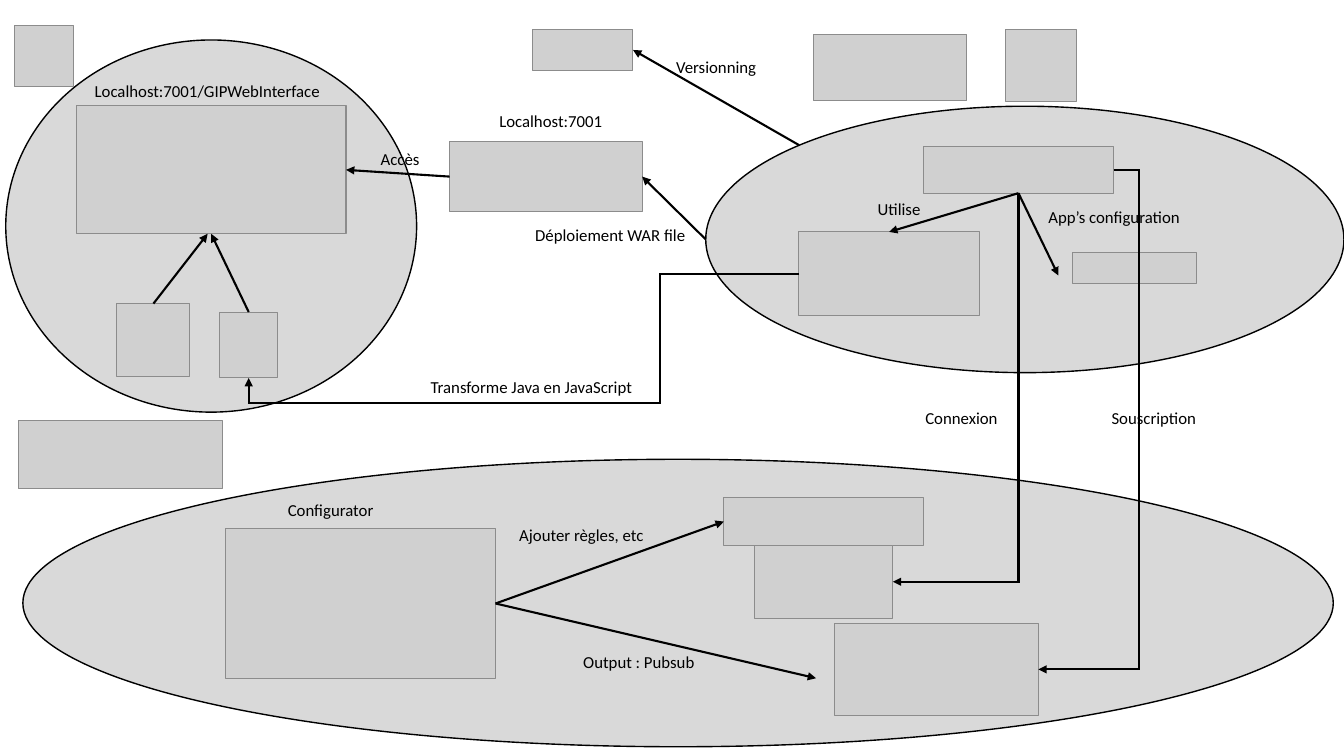
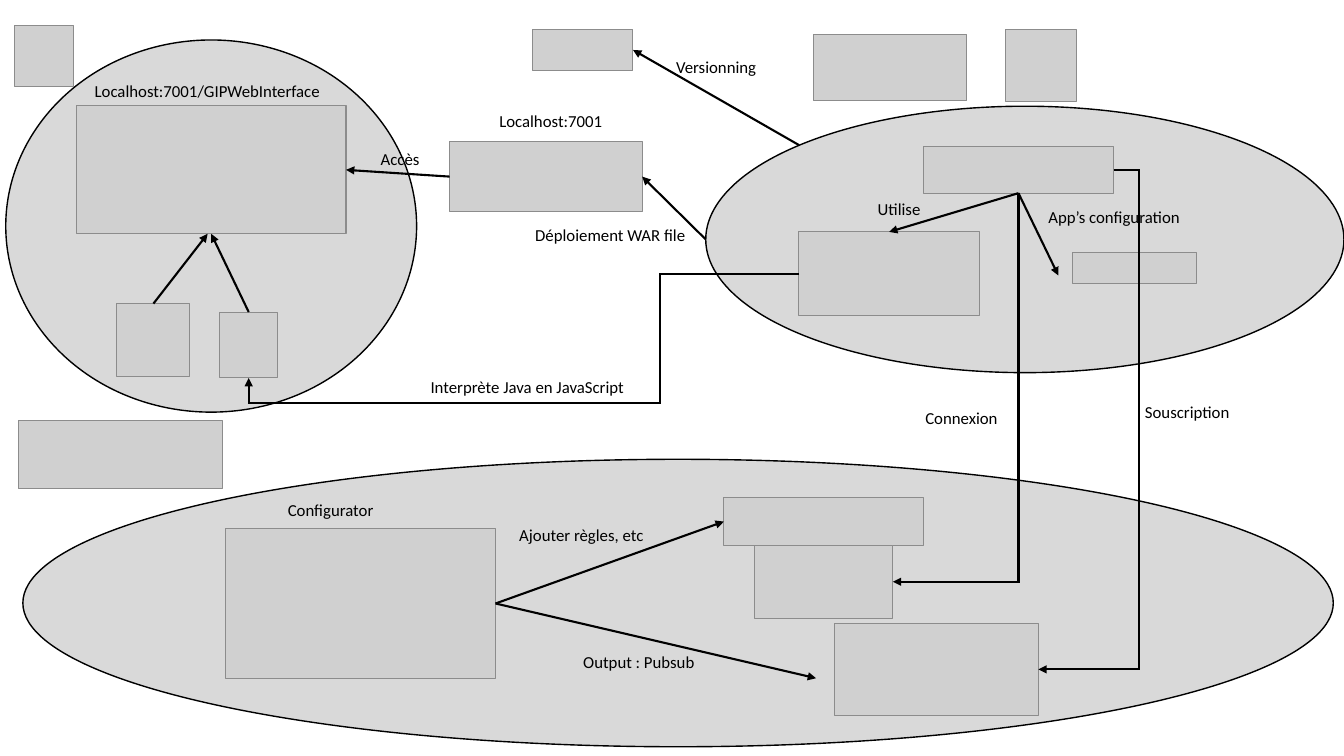
Before and after one commit to etu26048/TFE, a slide deck: slide 1 of Présentation1.pptx. Drawn at 1344x756 pixels with LibreOffice and Linux fonts; fonts in the diff are those of the drawing; grey boxes stand for pictures. Boxes give left, top, right and bottom in pixels: in the first picture for what was removed or moved away, otherwise in the second. Text is boxed around its words. In the diff, an @@ line names an element or a change of style, - is before the commit and + after.

```diff
--- a/Présentation1.pptx
+++ b/Présentation1.pptx
@@ text at (x1=431, y1=381, x2=623, y2=396): text changed @@
-Transforme Java en JavaScript
+Interprète Java en JavaScript
@@ text "Souscription" moved from (x1=1112, y1=411, x2=1196, y2=429) to (x1=1145, y1=406, x2=1229, y2=421) @@
```
Also in this commit, not shown: 1 other slide changed, 3 other files.
